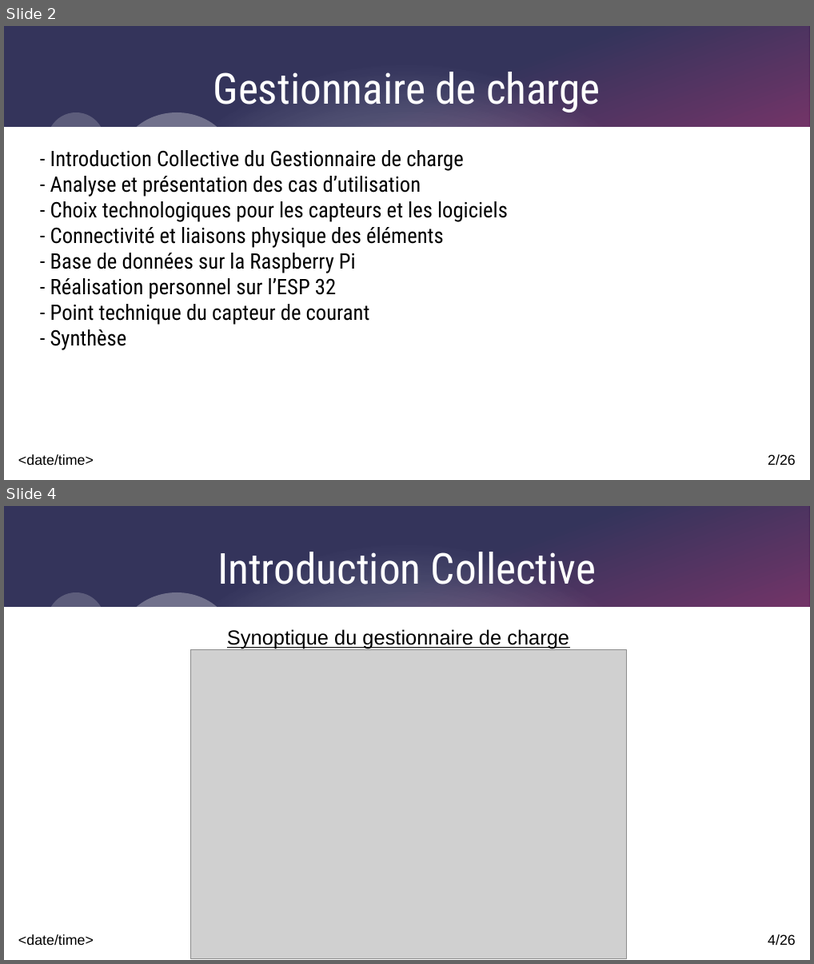
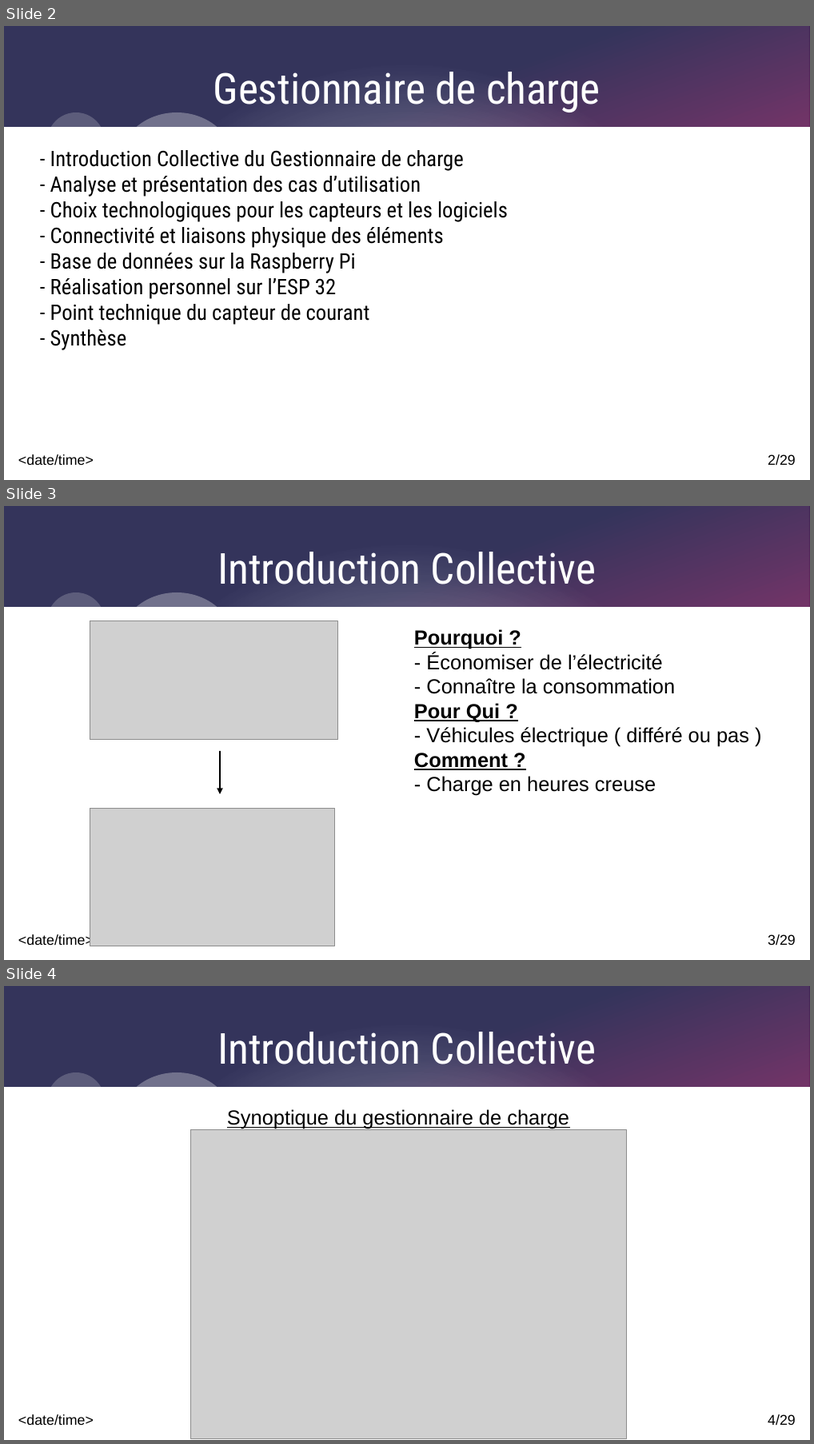
Before and after one commit to Corentinh2/PROJET_GESTIONNAIRE_DE_CHARGE, a slide deck: Revues/DiapoRevue3_VR.odp. Shown one above the other, each under a label of ours: slides 2 and 4 before the commit, slides 2, 3 and 4 after it; the slides between them are not shown. The pictures are 814x964 and 814x1444 pixels, drawn with LibreOffice and Linux fonts; fonts in the diff are those of the drawing; grey boxes stand for pictures. Boxes give left, top, right and bottom in pixels: in the first picture for what was removed or moved away, otherwise in the second. Text is boxed around its words. In the diff, an @@ line names an element or a change of style, - is before the commit and + after.

```diff
--- a/Revues/DiapoRevue3_VR.odp
+++ b/Revues/DiapoRevue3_VR.odp
@@ slide 3 added at (4, 506, 810, 960), background #FFFFFF; not listed: 9 template elements that a slide beside it also shows @@
@@ title added at (218, 552, 596, 584), 42 pt, text #FFFFFF @@
+Introduction Collective
@@ picture added at (90, 621, 338, 739) @@
@@ text added at (414, 629, 750, 796), 20 pt, text #000000 @@
+Pourquoi ?
+- Économiser de l’électricité
+- Connaître la consommation
+Pour Qui ?
+- Véhicules électrique ( différé ou pas )
+Comment ?
+- Charge en heures creuse
@@ arrow added from (220, 751) to (220, 794), #000000 1.42 pt @@
@@ picture added at (90, 808, 335, 946) @@
@@ page number at (768, 454, 796, 465): text changed @@
-2/26
+2/29
@@ page number at (768, 1414, 796, 1425): text changed @@
-4/26
+4/29
```
Also in this commit, not shown: 3 other slides added, 1 slide removed, 2 other files.
